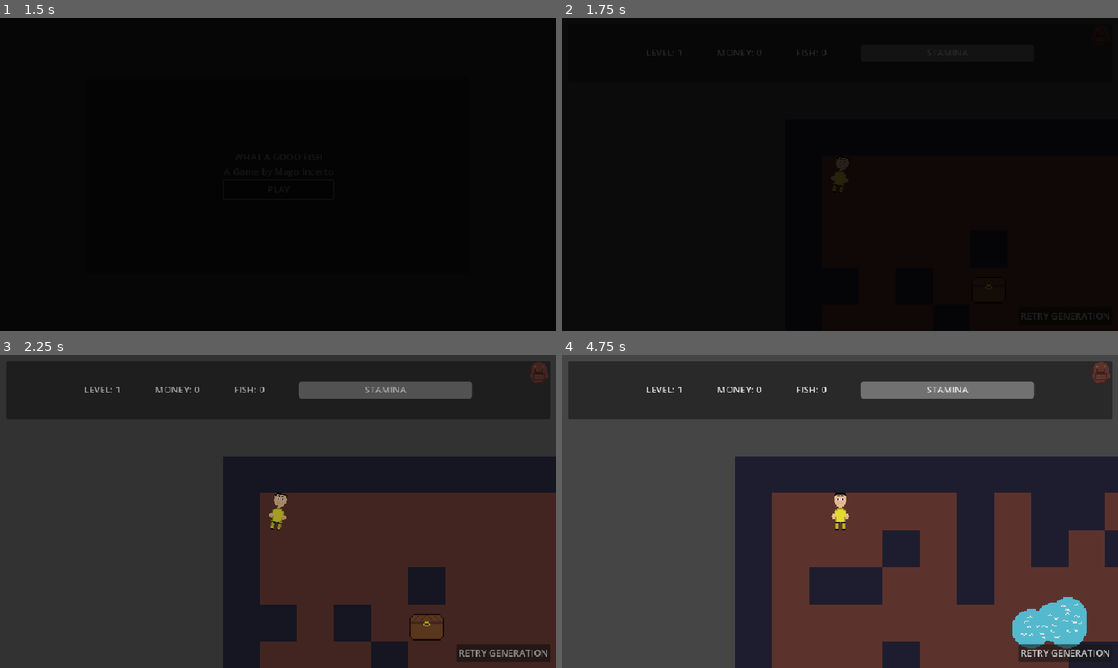
Above: before the commit, frames 1-4 (two rows, left to right).
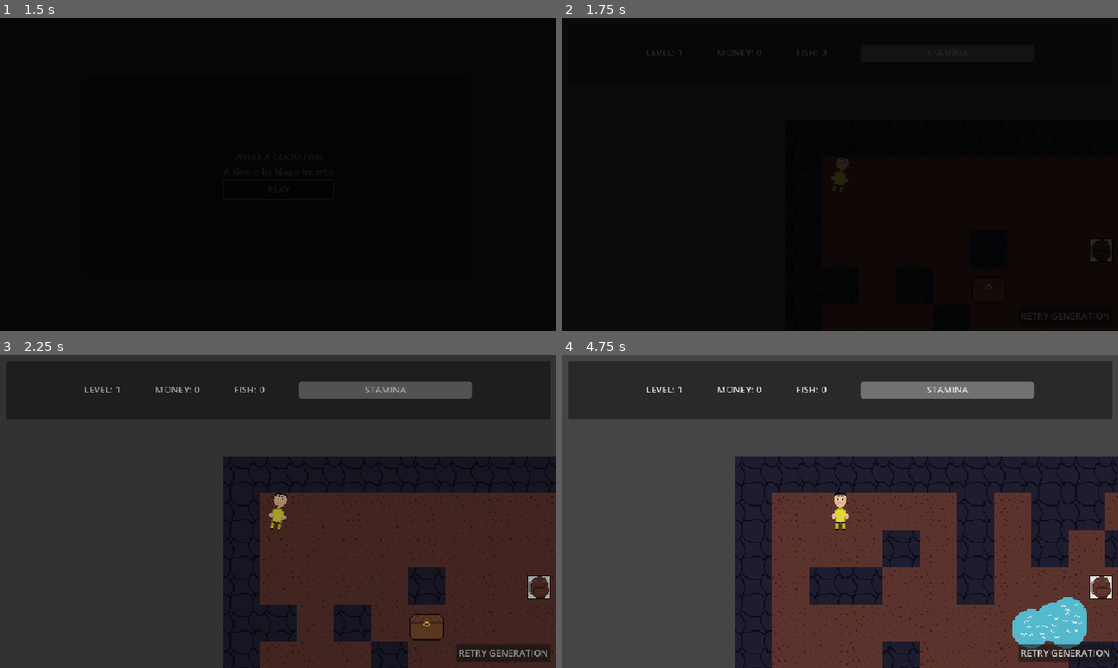
Above: after the commit, the same moments.

Repository: GustavoIgor/what-a-good-fish
Game: Godot game, scene res://Scenes/main_menu.tscn
The game is run twice, just before and just after one commit, with the same random seed, the same clock (stepped at 60 frames per second) and the same inputs.
Inputs (mouse positions are in pixels of both pictures, inside the frame that each line leads up to):
- Up to frame 1 (1.5 s): click "PLAY" at 0.5 s; click "PLAY" at 1.25 s
- Up to frame 2 (1.75 s): no input
- Up to frame 3 (2.25 s): click "RETRY GENERATION" at 2 s
- Up to frame 4 (4.75 s): click "RETRY GENERATION" at 2.75 s; tap Enter (ui_accept) at 3.5, 3.77, 3.8, 4.07 s; move the mouse to (962, 495) at 3.52 s; hold D (right) 3.53-4.25 s; hold E (fishing) 3.53-4.25 s; click (962, 495) at 3.67 s; click "RETRY GENERATION" at 4.25 s

Frame 1 is identical in both runs. In frame 2, less than 0.1% of the frame differs, in the area x 95-99%, y 70-78%; in frame 3, 1.0%; in frame 4, 4.1%, in the area x 31-100%, y 2-100%.

Commit message:
Inventory implement with fish resource and class, add fish generator for more readability

Diff:
--- a/Resources/fish_resource.gd
+++ b/Resources/fish_resource.gd
@@ -1 +1,7 @@
 extends Resource
+class_name FishData
+
+@export var name: String = "Fish"
+@export var rarity: int = 0
+@export var weight: float = 1.0
+@export var icon: Texture2D
--- a/Scenes/fish.tscn
+++ /dev/null
@@ -1,15 +0,0 @@
-[gd_scene load_steps=3 format=3 uid="uid://13eht0bkqb6j"]
-
-[ext_resource type="Script" uid="uid://cs53dal5ckvr4" path="res://Scripts/fish.gd" id="1_twvwo"]
-[ext_resource type="Texture2D" uid="uid://dwqlr445n1v1b" path="res://Assets/Arts/tuna.png" id="2_c4ibo"]
-
-[node name="Fish" type="Node2D"]
-script = ExtResource("1_twvwo")
-
-[node name="TextureRect" type="TextureRect" parent="."]
-custom_minimum_size = Vector2(64, 64)
-offset_right = 40.0
-offset_bottom = 40.0
-mouse_filter = 2
-texture = ExtResource("2_c4ibo")
-stretch_mode = 3
--- /dev/null
+++ b/Scenes/fish_generator.tscn
@@ -0,0 +1,6 @@
+[gd_scene load_steps=2 format=3 uid="uid://nago0oyh0vsg"]
+
+[ext_resource type="Script" uid="uid://ut2r64jc06v8" path="res://Scripts/fish_generator.gd" id="1_43ihq"]
+
+[node name="FishGenerator" type="Node"]
+script = ExtResource("1_43ihq")
--- a/Scenes/inventory.tscn
+++ b/Scenes/inventory.tscn
@@ -1,26 +1,25 @@
-[gd_scene load_steps=7 format=3 uid="uid://buhpv4hjsd8iw"]
+[gd_scene load_steps=5 format=3 uid="uid://buhpv4hjsd8iw"]
 
 [ext_resource type="Script" uid="uid://bwnhgdg0i62i2" path="res://Scripts/inventory.gd" id="1_0n8tc"]
 [ext_resource type="Texture2D" uid="uid://bccm6r8f4lhw7" path="res://Assets/Arts/InventoryBack.png" id="1_k5gp2"]
 [ext_resource type="Texture2D" uid="uid://dkpq3psmy2jsy" path="res://Assets/Arts/inventoryIcon.png" id="2_k1vlg"]
-[ext_resource type="Texture2D" uid="uid://1q0fhfexcmr0" path="res://Assets/Arts/slotNormal.png" id="2_yxepq"]
-[ext_resource type="Script" uid="uid://djlt0iay3a8v2" path="res://Scripts/slot.gd" id="5_c5ffv"]
-
-[sub_resource type="StyleBoxTexture" id="StyleBoxTexture_0n8tc"]
-texture = ExtResource("2_yxepq")
+[ext_resource type="PackedScene" uid="uid://csb4cl8020gwn" path="res://Scenes/slot.tscn" id="4_0n8tc"]
 
 [node name="Inventory" type="CanvasLayer"]
 script = ExtResource("1_0n8tc")
 
 [node name="InventoryIcon" type="TextureRect" parent="."]
-anchors_preset = 1
+anchors_preset = 3
 anchor_left = 1.0
+anchor_top = 1.0
 anchor_right = 1.0
+anchor_bottom = 1.0
 offset_left = -50.0
-offset_top = 10.0
+offset_top = -160.0
 offset_right = -10.0
-offset_bottom = 50.0
+offset_bottom = -120.0
 grow_horizontal = 0
+grow_vertical = 0
 mouse_default_cursor_shape = 2
 texture = ExtResource("2_k1vlg")
 
@@ -30,10 +29,10 @@
 anchor_top = 0.5
 anchor_right = 0.5
 anchor_bottom = 0.5
-offset_left = -320.0
-offset_top = -180.0
-offset_right = 320.0
-offset_bottom = 180.0
+offset_left = -352.0
+offset_top = -136.0
+offset_right = 352.0
+offset_bottom = 260.0
 grow_horizontal = 2
 grow_vertical = 2
 texture = ExtResource("1_k5gp2")
@@ -45,159 +44,111 @@
 anchor_top = 0.5
 anchor_right = 0.5
 anchor_bottom = 0.5
-offset_left = -103.0
-offset_top = -110.0
-offset_right = 316.0
-offset_bottom = 176.0
+offset_left = -348.0
+offset_top = -114.0
+offset_right = 348.0
+offset_bottom = 194.0
 grow_horizontal = 2
 grow_vertical = 2
 theme_override_constants/h_separation = 6
-theme_override_constants/v_separation = 10
-columns = 6
+theme_override_constants/v_separation = 45
+columns = 10
 
-[node name="Slot1" type="Panel" parent="InventoryPanel/GridContainer"]
-custom_minimum_size = Vector2(64, 64)
+[node name="Slot" parent="InventoryPanel/GridContainer" instance=ExtResource("4_0n8tc")]
 layout_mode = 2
-theme_override_styles/panel = SubResource("StyleBoxTexture_0n8tc")
-script = ExtResource("5_c5ffv")
 
-[node name="Slot2" type="Panel" parent="InventoryPanel/GridContainer"]
-custom_minimum_size = Vector2(64, 64)
+[node name="Slot2" parent="InventoryPanel/GridContainer" instance=ExtResource("4_0n8tc")]
 layout_mode = 2
-theme_override_styles/panel = SubResource("StyleBoxTexture_0n8tc")
-script = ExtResource("5_c5ffv")
 
-[node name="Slot3" type="Panel" parent="InventoryPanel/GridContainer"]
-custom_minimum_size = Vector2(64, 64)
+[node name="Slot3" parent="InventoryPanel/GridContainer" instance=ExtResource("4_0n8tc")]
 layout_mode = 2
-theme_override_styles/panel = SubResource("StyleBoxTexture_0n8tc")
-script = ExtResource("5_c5ffv")
 
-[node name="Slot4" type="Panel" parent="InventoryPanel/GridContainer"]
-custom_minimum_size = Vector2(64, 64)
+[node name="Slot4" parent="InventoryPanel/GridContainer" instance=ExtResource("4_0n8tc")]
 layout_mode = 2
-theme_override_styles/panel = SubResource("StyleBoxTexture_0n8tc")
-script = ExtResource("5_c5ffv")
 
-[node name="Slot5" type="Panel" parent="InventoryPanel/GridContainer"]
-custom_minimum_size = Vector2(64, 64)
+[node name="Slot5" parent="InventoryPanel/GridContainer" instance=ExtResource("4_0n8tc")]
 layout_mode = 2
-theme_override_styles/panel = SubResource("StyleBoxTexture_0n8tc")
-script = ExtResource("5_c5ffv")
 
-[node name="Slot6" type="Panel" parent="InventoryPanel/GridContainer"]
-custom_minimum_size = Vector2(64, 64)
+[node name="Slot6" parent="InventoryPanel/GridContainer" instance=ExtResource("4_0n8tc")]
 layout_mode = 2
-theme_override_styles/panel = SubResource("StyleBoxTexture_0n8tc")
-script = ExtResource("5_c5ffv")
 
-[node name="Slot7" type="Panel" parent="InventoryPanel/GridContainer"]
-custom_minimum_size = Vector2(64, 64)
+[node name="Slot7" parent="InventoryPanel/GridContainer" instance=ExtResource("4_0n8tc")]
 layout_mode = 2
-theme_override_styles/panel = SubResource("StyleBoxTexture_0n8tc")
-script = ExtResource("5_c5ffv")
 
-[node name="Slot8" type="Panel" parent="InventoryPanel/GridContainer"]
-custom_minimum_size = Vector2(64, 64)
+[node name="Slot8" parent="InventoryPanel/GridContainer" instance=ExtResource("4_0n8tc")]
 layout_mode = 2
-theme_override_styles/panel = SubResource("StyleBoxTexture_0n8tc")
-script = ExtResource("5_c5ffv")
 
-[node name="Slot9" type="Panel" parent="InventoryPanel/GridContainer"]
-custom_minimum_size = Vector2(64, 64)
+[node name="Slot9" parent="InventoryPanel/GridContainer" instance=ExtResource("4_0n8tc")]
 layout_mode = 2
-theme_override_styles/panel = SubResource("StyleBoxTexture_0n8tc")
-script = ExtResource("5_c5ffv")
 
-[node name="Slot10" type="Panel" parent="InventoryPanel/GridContainer"]
-custom_minimum_size = Vector2(64, 64)
+[node name="Slot10" parent="InventoryPanel/GridContainer" instance=ExtResource("4_0n8tc")]
 layout_mode = 2
-theme_override_styles/panel = SubResource("StyleBoxTexture_0n8tc")
-script = ExtResource("5_c5ffv")
 
-[node name="Slot11" type="Panel" parent="InventoryPanel/GridContainer"]
-custom_minimum_size = Vector2(64, 64)
+[node name="Slot11" parent="InventoryPanel/GridContainer" instance=ExtResource("4_0n8tc")]
 layout_mode = 2
-theme_override_styles/panel = SubResource("StyleBoxTexture_0n8tc")
-script = ExtResource("5_c5ffv")
 
-[node name="Slot12" type="Panel" parent="InventoryPanel/GridContainer"]
-custom_minimum_size = Vector2(64, 64)
+[node name="Slot12" parent="InventoryPanel/GridContainer" instance=ExtResource("4_0n8tc")]
 layout_mode = 2
-theme_override_styles/panel = SubResource("StyleBoxTexture_0n8tc")
-script = ExtResource("5_c5ffv")
 
-[node name="Slot13" type="Panel" parent="InventoryPanel/GridContainer"]
-custom_minimum_size = Vector2(64, 64)
+[node name="Slot13" parent="InventoryPanel/GridContainer" instance=ExtResource("4_0n8tc")]
 layout_mode = 2
-theme_override_styles/panel = SubResource("StyleBoxTexture_0n8tc")
-script = ExtResource("5_c5ffv")
 
-[node name="Slot14" type="Panel" parent="InventoryPanel/GridContainer"]
-custom_minimum_size = Vector2(64, 64)
+[node name="Slot14" parent="InventoryPanel/GridContainer" instance=ExtResource("4_0n8tc")]
 layout_mode = 2
-theme_override_styles/panel = SubResource("StyleBoxTexture_0n8tc")
-script = ExtResource("5_c5ffv")
 
-[node name="Slot15" type="Panel" parent="InventoryPanel/GridContainer"]
-custom_minimum_size = Vector2(64, 64)
+[node name="Slot15" parent="InventoryPanel/GridContainer" instance=ExtResource("4_0n8tc")]
 layout_mode = 2
-theme_override_styles/panel = SubResource("StyleBoxTexture_0n8tc")
-script = ExtResource("5_c5ffv")
 
-[node name="Slot16" type="Panel" parent="InventoryPanel/GridContainer"]
-custom_minimum_size = Vector2(64, 64)
+[node name="Slot16" parent="InventoryPanel/GridContainer" instance=ExtResource("4_0n8tc")]
 layout_mode = 2
-theme_override_styles/panel = SubResource("StyleBoxTexture_0n8tc")
-script = ExtResource("5_c5ffv")
 
-[node name="Slot17" type="Panel" parent="InventoryPanel/GridContainer"]
-custom_minimum_size = Vector2(64, 64)
+[node name="Slot17" parent="InventoryPanel/GridContainer" instance=ExtResource("4_0n8tc")]
 layout_mode = 2
-theme_override_styles/panel = SubResource("StyleBoxTexture_0n8tc")
-script = ExtResource("5_c5ffv")
 
-[node name="Slot18" type="Panel" parent="InventoryPanel/GridContainer"]
-custom_minimum_size = Vector2(64, 64)
+[node name="Slot18" parent="InventoryPanel/GridContainer" instance=ExtResource("4_0n8tc")]
 layout_mode = 2
-theme_override_styles/panel = SubResource("StyleBoxTexture_0n8tc")
-script = ExtResource("5_c5ffv")
 
-[node name="Slot19" type="Panel" parent="InventoryPanel/GridContainer"]
-custom_minimum_size = Vector2(64, 64)
+[node name="Slot19" parent="InventoryPanel/GridContainer" instance=ExtResource("4_0n8tc")]
 layout_mode = 2
-theme_override_styles/panel = SubResource("StyleBoxTexture_0n8tc")
-script = ExtResource("5_c5ffv")
 
-[node name="Slot20" type="Panel" parent="InventoryPanel/GridContainer"]
-custom_minimum_size = Vector2(64, 64)
+[node name="Slot20" parent="InventoryPanel/GridContainer" instance=ExtResource("4_0n8tc")]
 layout_mode = 2
-theme_override_styles/panel = SubResource("StyleBoxTexture_0n8tc")
-script = ExtResource("5_c5ffv")
 
-[node name="Slot21" type="Panel" parent="InventoryPanel/GridContainer"]
-custom_minimum_size = Vector2(64, 64)
+[node name="Slot21" parent="InventoryPanel/GridContainer" instance=ExtResource("4_0n8tc")]
 layout_mode = 2
-theme_override_styles/panel = SubResource("StyleBoxTexture_0n8tc")
-script = ExtResource("5_c5ffv")
 
-[node name="Slot22" type="Panel" parent="InventoryPanel/GridContainer"]
-custom_minimum_size = Vector2(64, 64)
+[node name="Slot22" parent="InventoryPanel/GridContainer" instance=ExtResource("4_0n8tc")]
 layout_mode = 2
-theme_override_styles/panel = SubResource("StyleBoxTexture_0n8tc")
-script = ExtResource("5_c5ffv")
 
-[node name="Slot23" type="Panel" parent="InventoryPanel/GridContainer"]
-custom_minimum_size = Vector2(64, 64)
+[node name="Slot23" parent="InventoryPanel/GridContainer" instance=ExtResource("4_0n8tc")]
 layout_mode = 2
-theme_override_styles/panel = SubResource("StyleBoxTexture_0n8tc")
-script = ExtResource("5_c5ffv")
 
-[node name="Slot24" type="Panel" parent="InventoryPanel/GridContainer"]
-custom_minimum_size = Vector2(64, 64)
+[node name="Slot24" parent="InventoryPanel/GridContainer" instance=ExtResource("4_0n8tc")]
 layout_mode = 2
-theme_override_styles/panel = SubResource("StyleBoxTexture_0n8tc")
-script = ExtResource("5_c5ffv")
+
+[node name="Slot25" parent="InventoryPanel/GridContainer" instance=ExtResource("4_0n8tc")]
+layout_mode = 2
+
+[node name="Slot26" parent="InventoryPanel/GridContainer" instance=ExtResource("4_0n8tc")]
+layout_mode = 2
+
+[node name="Slot27" parent="InventoryPanel/GridContainer" instance=ExtResource("4_0n8tc")]
+layout_mode = 2
+
+[node name="Slot28" parent="InventoryPanel/GridContainer" instance=ExtResource("4_0n8tc")]
+layout_mode = 2
+
+[node name="Slot29" parent="InventoryPanel/GridContainer" instance=ExtResource("4_0n8tc")]
+layout_mode = 2
+
+[node name="Slot30" parent="InventoryPanel/GridContainer" instance=ExtResource("4_0n8tc")]
+layout_mode = 2
+
+[node name="DragPreview" type="TextureRect" parent="."]
+visible = false
+offset_right = 40.0
+offset_bottom = 40.0
+mouse_filter = 2
 
 [connection signal="mouse_entered" from="InventoryIcon" to="." method="_on_inventory_icon_mouse_entered"]
 [connection signal="mouse_exited" from="InventoryIcon" to="." method="_on_inventory_icon_mouse_exited"]
--- /dev/null
+++ b/Scenes/slot.tscn
@@ -0,0 +1,40 @@
+[gd_scene load_steps=4 format=3 uid="uid://csb4cl8020gwn"]
+
+[ext_resource type="Texture2D" uid="uid://1q0fhfexcmr0" path="res://Assets/Arts/slotNormal.png" id="1_12ej0"]
+[ext_resource type="Script" uid="uid://djlt0iay3a8v2" path="res://Scripts/slot.gd" id="2_67ou1"]
+
+[sub_resource type="StyleBoxTexture" id="StyleBoxTexture_0n8tc"]
+texture = ExtResource("1_12ej0")
+
+[node name="Slot" type="Panel"]
+custom_minimum_size = Vector2(64, 64)
+theme_override_styles/panel = SubResource("StyleBoxTexture_0n8tc")
+script = ExtResource("2_67ou1")
+
+[node name="Icon" type="TextureRect" parent="."]
+custom_minimum_size = Vector2(52, 52)
+layout_mode = 1
+anchors_preset = 8
+anchor_left = 0.5
+anchor_top = 0.5
+anchor_right = 0.5
+anchor_bottom = 0.5
+offset_left = -26.0
+offset_top = -26.0
+offset_right = 26.0
+offset_bottom = 26.0
+grow_horizontal = 2
+grow_vertical = 2
+
+[node name="Label" type="Label" parent="."]
+layout_mode = 1
+anchors_preset = 12
+anchor_top = 1.0
+anchor_right = 1.0
+anchor_bottom = 1.0
+offset_top = -23.0
+grow_horizontal = 2
+grow_vertical = 0
+text = "teste"
+horizontal_alignment = 1
+vertical_alignment = 1
--- a/Scripts/fade.gd
+++ b/Scripts/fade.gd
@@ -1,10 +1,11 @@
 extends CanvasLayer
-
+signal transition
 @onready var animation := $AnimationPlayer
 var _next_scene_path := ""
 
 func fade_transition(path : String):
-	Global.game_paused.emit()
+	Global.pause_game()
+	transition.emit()
 	_next_scene_path = path
 	show()
 	animation.play("fade_in")
@@ -14,7 +15,7 @@
 		get_tree().change_scene_to_file(_next_scene_path)
 		animation.play("fade_out")
 	elif anim_name == "fade_out":
-		Global.game_unpaused.emit()
+		Global.unpause_game()
 		hide()
 		_next_scene_path = ""
 
--- a/Scripts/fish.gd
+++ /dev/null
@@ -1,13 +0,0 @@
-extends Node2D
-
-var names := ["Tuna", "Salmon", "Cod", "Mackerel", "Sardine", "Catfish",
- "Bass", "Trout", "Flounder", "Halibut", "Goldfish"]
-var rarity := 0
-var this_name := "Name"
-var weight := 2.3
-
-func _ready() -> void:
-	this_name = names.pick_random()
-	rarity = randi_range(0, 5)
-	weight = randf_range(0.0, 10.0)
-	self.modulate = Color(randf_range(0, 1), 1, 1, 1)
--- /dev/null
+++ b/Scripts/fish_generator.gd
@@ -0,0 +1,23 @@
+extends Node
+
+#This node generates
+
+func generate_random_fish() -> FishData:
+	var data := FishData.new()
+
+	# Random name
+	var names := ["Tuna", "Salmon", "Cod", "Mackerel", "Sardine",
+		"Catfish", "Bass", "Trout", "Flounder", "Halibut", "Goldfish"]
+	data.name = names[randi() % names.size()]
+
+	# Rarity between 0 and 5
+	data.rarity = randi_range(1, 5)
+
+	# weight between 1 and 10
+	data.weight = randf_range(0.1, 10.0)
+
+	#Texture
+	# TODO: more fish icons
+	data.icon = preload("res://Assets/Arts/tuna.png")
+
+	return data
--- a/Scripts/fishing.gd
+++ b/Scripts/fishing.gd
@@ -3,7 +3,6 @@
 @onready var bar = $Panel/GrayBar
 @onready var green_zone = $Panel/GrayBar/GreenBar
 @onready var pointer = $Panel/GrayBar/Pointer
-@onready var timer = $PointerTimer
 
 @export var pointer_speed := 300.0  # px per second
 
@@ -13,7 +12,6 @@
 func _ready():
 	randomize_fishing_zone()
 	Global.pause_game()
-	timer.start()
 
 func _process(delta):
 	pointer.position.x += pointer_speed * delta * pointer_dir
@@ -37,6 +35,7 @@
 	Global.change_stamina(-33)
 	if pointer_x >= success_zone.position.x and pointer_x <= success_zone.position.x + success_zone.size.x:
 		Global.fish_caught.emit(true)
+		InventoryManager.add_fish(FishGenerator.generate_random_fish())
 	else:
 		Global.fish_caught.emit(false)
 	queue_free()
--- a/Scripts/global.gd
+++ b/Scripts/global.gd
@@ -4,7 +4,6 @@
 signal changed
 signal money_changed
 signal stamina_changed
-signal fish_changed
 signal fish_caught(caught : bool)
 
 var change := false
@@ -33,10 +32,6 @@
 	stamina = clamp(stamina + amount, 0, 100)
 	stamina_changed.emit()
 
-func change_fish(amount : int):
-	fish += amount
-	fish_changed.emit()
-
 func descent(amount : int):
 	if amount == 0:
 		Fade.fade_transition("res://Scenes/dungeon.tscn")
@@ -46,14 +41,12 @@
 		win()
 		return
 	change_money(fish * 500)
-	change_fish(-fish)
 	stamina = 100
 	Fade.fade_transition("res://Scenes/dungeon.tscn")
 
 func _on_fish_caught(caught : bool):
 	if caught:
 		DialogueManager.start_dialogue("fish_caught")
-		change_fish(1)
 	else:
 		DialogueManager.start_dialogue("fish_caught_failed")
 
--- a/Scripts/inventory.gd
+++ b/Scripts/inventory.gd
@@ -1,45 +1,72 @@
 extends CanvasLayer
+
+#This is the node to actually show the fish inventory
+
 @onready var inventory_icon := $InventoryIcon
 @onready var inventory_panel := $InventoryPanel
 @onready var grid_container := $InventoryPanel/GridContainer
+@onready var drag_preview := $DragPreview
 
 const SlotClass = preload("res://Scripts/slot.gd")
-var holding_item = null
 
+var holding_from_index: int = -1
+var holding_data: FishData = null
 var entered_inventory_icon := false
 
 func _ready() -> void:
-	for inv_slot in grid_container.get_children():
-		inv_slot.gui_input.connect(slot_gui_input.bind(inv_slot))
+	# connect the slots
+	for i in range(grid_container.get_child_count()):
+		var slot: SlotClass = grid_container.get_child(i)
+		slot.gui_input.connect(slot_gui_input.bind(slot, i))
+
+	InventoryManager.connect("inventory_updated", _on_inventory_updated)
 	inventory_panel.visible = false
+	drag_preview.visible = false
+	_on_inventory_updated()
 
-func slot_gui_input(event : InputEvent, slot : SlotClass):
+# The drag_preview is always following the cursor, and in the right moment will appear.
+func _process(delta: float) -> void:
+	drag_preview.global_position = get_viewport().get_mouse_position()
+
+# Manages the player interaction with the inventory.
+func slot_gui_input(event: InputEvent, slot: SlotClass, slot_index: int) -> void:
 	if event is InputEventMouseButton and event.button_index == MOUSE_BUTTON_LEFT and event.pressed:
-		if holding_item != null:
-			if !slot.item:
-				slot.put_into_slot(holding_item)
-				holding_item = null
-				return
-			else:
-				var temp_item = slot.item
-				slot.pick_from_slot()
-				temp_item.global_position = get_viewport().get_mouse_position()
-				slot.put_into_slot(holding_item)
-				holding_item = temp_item
-				return
-		elif slot.item:
-			holding_item = slot.item
-			slot.pick_from_slot()
-			holding_item.global_position = get_viewport().get_mouse_position()
-			return
+		#If the player is holding a fish, swaps.
+		if holding_data:
+			if InventoryManager.swap_fish(holding_from_index, slot_index):
+				cancel_drag()
+		else:
+			#If player is not holding a fish, the player will hold the fish if there is any.
+			if slot.data:
+				holding_data = slot.data
+				holding_from_index = slot_index
+				drag_preview.texture = slot.icon.texture
+				drag_preview.visible = true
 
 func _input(event: InputEvent) -> void:
 	if event is InputEventMouseButton:
-		if event.button_index == MOUSE_BUTTON_LEFT and event.pressed == false and entered_inventory_icon:
+		# Clicking in the inventory icon make the panel visible (if it isn't) or invisible (if it is).
+		if event.button_index == MOUSE_BUTTON_LEFT and not event.pressed and entered_inventory_icon:
 			inventory_panel.visible = !inventory_panel.visible
-	if holding_item:
-		holding_item.global_position = get_viewport().get_mouse_position()
+			# Making the player throw the holding item away.
+			cancel_drag()
 
+func cancel_drag() -> void:
+	holding_data = null
+	holding_from_index = -1
+	drag_preview.visible = false
+
+# downloading the data in Inventory Manager
+func _on_inventory_updated() -> void:
+	for i in range(grid_container.get_child_count()):
+		var slot: SlotClass = grid_container.get_child(i)
+		var fish: FishData = InventoryManager.get_fish_at(i)
+		if fish:
+			slot.set_data(fish)
+		else:
+			slot.clear()
+
+#Functions for the icon
 func _on_inventory_icon_mouse_entered() -> void:
 	entered_inventory_icon = true
 
--- a/Scripts/inventory_manager.gd
+++ b/Scripts/inventory_manager.gd
@@ -1,11 +1,67 @@
 extends Node
+
+#This is the inventory manager, this node will control ever fish caught
 
 signal inventory_updated
 
-const MAX_EXPANSION = 30
-const EXPANSION_STEP = 10
-
-var fish_inventory: Array = []
-var usable_inventory: Array = []
+#Inventory consts of max size and expansion step.
+const MAX_EXPANSION := 30
+const EXPANSION_STEP := 10
 
 var fish_capacity: int = 10
+var fish_inventory: Array = []
+
+func _ready() -> void:
+	fish_inventory.resize(fish_capacity)
+
+# Func to add a fish (mostly used in fishing)
+func add_fish(data) -> bool:
+	for i in range(fish_capacity):
+		if fish_inventory[i] == null:
+			fish_inventory[i] = data
+			emit_signal("inventory_updated")
+			return true
+	return false
+
+# Function for fish remove (will use it on the shop)
+func remove_fish(slot_index: int):
+	if slot_index >= 0 and slot_index < fish_inventory.size():
+		var f = fish_inventory[slot_index]
+		fish_inventory[slot_index] = null
+		emit_signal("inventory_updated")
+		return f
+	return null
+
+# Fun to get fish
+func get_fish_at(slot_index: int):
+	return fish_inventory[slot_index] if slot_index >= 0 and slot_index < fish_inventory.size() else null
+
+# Swap, with various verifications
+func swap_fish(from_index: int, to_index: int) -> bool:
+	if from_index == to_index:
+		return false
+	if from_index < 0 or to_index < 0:
+		return false
+	if from_index >= fish_inventory.size() or to_index >= fish_inventory.size():
+		return false
+
+	var tmp = fish_inventory[to_index]
+	fish_inventory[to_index] = fish_inventory[from_index]
+	fish_inventory[from_index] = tmp
+	emit_signal("inventory_updated")
+	return true
+
+# Function for inventory expansion (not used yet)
+func expand_inventory() -> void:
+	if fish_capacity < MAX_EXPANSION:
+		fish_capacity += EXPANSION_STEP
+		fish_inventory.resize(fish_capacity)
+		emit_signal("inventory_updated")
+
+# Function to get the quantity of fish
+func get_fish_quantity():
+	var fish_quantity = 0
+	for i in range(fish_capacity):
+		if fish_inventory[i] != null:
+			fish_quantity += 1
+	return fish_quantity
--- a/Scripts/lake.gd
+++ b/Scripts/lake.gd
@@ -7,16 +7,18 @@
 	if event.is_action_pressed("fishing") and inside:
 		if Global.stamina < 33:
 			label.text = "You have no stamina to fish now"
+		elif InventoryManager.get_fish_quantity() >= InventoryManager.fish_capacity:
+			label.text = "Your inventory is full"
 		else:
 			SoundManager.play_sfx(load("res://Assets/SFX/water-splash-02-352021.mp3"), -20)
 			var fishing = preload("res://Scenes/fishing.tscn").instantiate()
 			get_tree().current_scene.add_child(fishing)
 			Global.fishing = true
 
-func _on_interaction_area_2d_body_entered(body: Node2D) -> void:
+func _on_interaction_area_2d_body_entered(_body: Node2D) -> void:
 	inside = true
 	label.show()
 
-func _on_interaction_area_2d_body_exited(body: Node2D) -> void:
+func _on_interaction_area_2d_body_exited(_body: Node2D) -> void:
 	inside = false
 	label.hide()
--- a/Scripts/slot.gd
+++ b/Scripts/slot.gd
@@ -1,31 +1,31 @@
 extends Panel
+class_name InventorySlot
 
-var item_class = preload("res://Scenes/fish.tscn")
-var item = null
+# Function to slots
+# TODO show the data while hovering and modulate it for other types of items.
+
+var data: FishData = null
+
+@onready var icon: TextureRect = $Icon
+@onready var label: Label = $Label
 
 func _ready() -> void:
-	if randi() % 2 == 1:
-		item = item_class.instantiate()
-		add_child(item)
-	refresh_style()
+	refresh()
 
-func refresh_style():
-	if item == null:
-		self.modulate = Color(1, 1, 1, 0.5)
+func set_data(new_data: FishData) -> void:
+	data = new_data
+	refresh()
+
+func clear() -> void:
+	data = null
+	refresh()
+
+func refresh() -> void:
+	if data:
+		modulate = Color(1,1,1,1)
+		icon.texture = data.icon
+		label.text = data.name
 	else:
-		self.modulate = Color(1, 1, 1, 1)
-
-func pick_from_slot():
-	remove_child(item)
-	var inventory_node = find_parent("Inventory")
-	inventory_node.add_child(item)
-	item = null
-	refresh_style()
-
-func put_into_slot(new_item):
-	item = new_item
-	item.position = Vector2(0, 0)
-	var inventory_node = find_parent("Inventory")
-	inventory_node.remove_child(item)
-	add_child(item)
-	refresh_style()
+		modulate = Color(1,1,1,0.5)
+		icon.texture = null
+		label.text = ""
--- a/Scripts/ui.gd
+++ b/Scripts/ui.gd
@@ -10,11 +10,11 @@
 	Global.game_unpaused.connect(_on_game_unpaused)
 	Global.money_changed.connect(_on_money_changed)
 	Global.stamina_changed.connect(_on_stamina_changed)
-	Global.fish_changed.connect(_on_fish_changed)
+	InventoryManager.inventory_updated.connect(_on_inventory_updated)
 	level_label.text = "LEVEL: " + str(Global.level)
 	_on_money_changed()
 	_on_stamina_changed()
-	_on_fish_changed()
+	_on_inventory_updated()
 
 func _on_money_changed():
 	money_label.text = "MONEY: " + str(Global.money)
@@ -22,8 +22,8 @@
 func _on_stamina_changed():
 	stamina_progress_bar.value = Global.stamina
 
-func _on_fish_changed():
-	fish_label.text = "FISH: " + str(Global.fish)
+func _on_inventory_updated():
+	fish_label.text = "FISH: " + str(InventoryManager.get_fish_quantity())
 
 func _on_retry_pressed() -> void:
 	Global.descent(0)
--- a/project.godot
+++ b/project.godot
@@ -21,6 +21,8 @@
 DialogueCommunicator="*res://Scenes/dialogue_communicator.tscn"
 SoundManager="*res://Scenes/sound_manager.tscn"
 Fade="*res://Scenes/fade.tscn"
+InventoryManager="*res://Scenes/inventory_manager.tscn"
+FishGenerator="*res://Scenes/fish_generator.tscn"
 
 [display]
 
Binary file changed: Assets/Arts/ground_tiles.png
Binary file changed: Assets/Arts/inventoryIcon.png
Not shown, removed: Scripts/fish.gd.uid
Not shown, added: Scripts/fish_generator.gd.uid
Not shown, added: Scenes/inventory_manager.tscn1030175626.tmp
